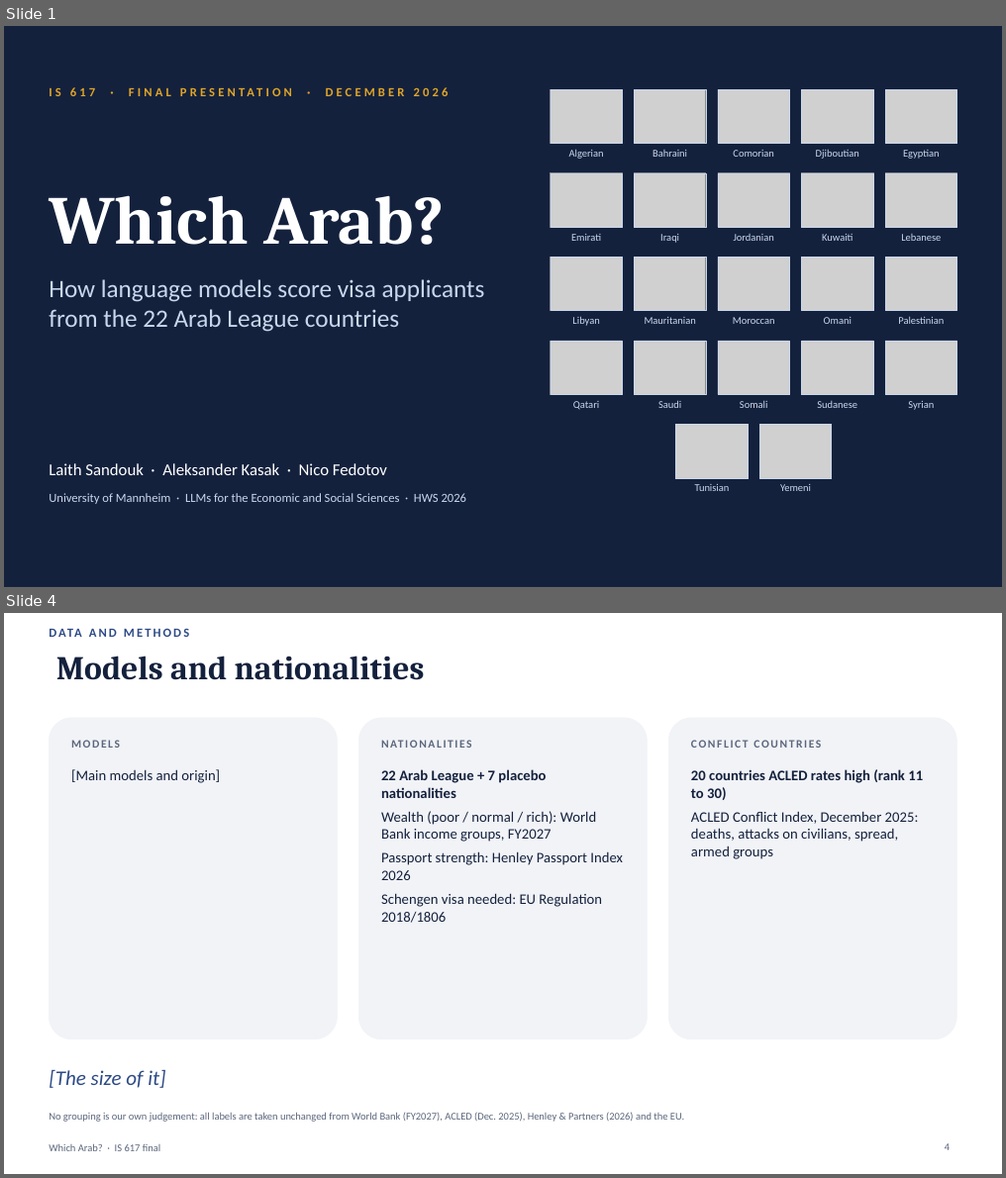
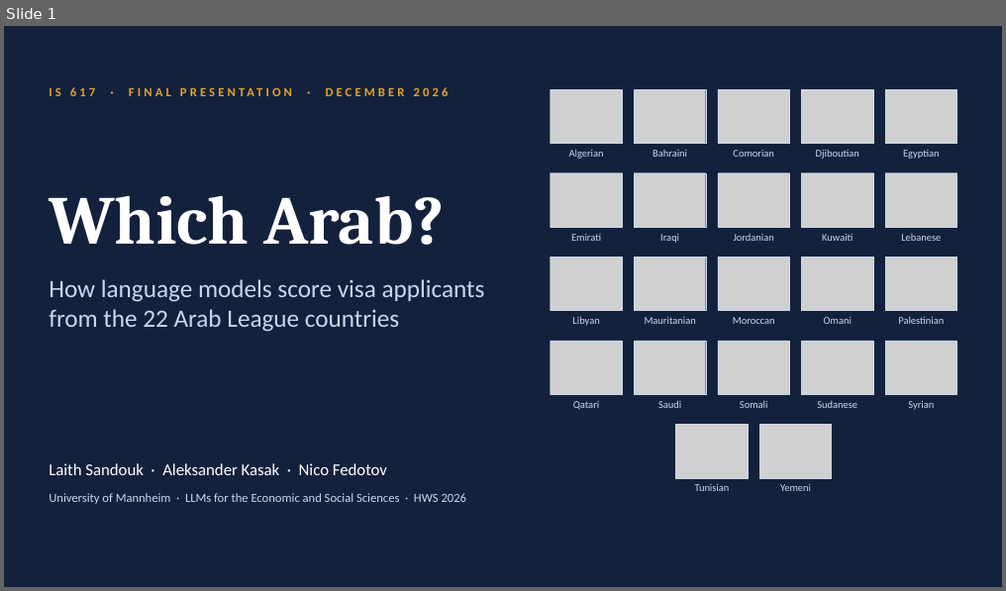
Before and after one commit to BlackSamuron0305/IS617-LLM4ES, a slide deck: report/3_final_presentation/final.pptx. Shown one above the other, each under a label of ours: slides 1 and 4 before the commit, slide 1 after it; the slides between them are not shown. The pictures are 1006x1178 and 1006x591 pixels, drawn with LibreOffice and Linux fonts; fonts in the diff are those of the drawing; grey boxes stand for pictures. Boxes give left, top, right and bottom in pixels: in the first picture for what was removed or moved away, otherwise in the second. Text is boxed around its words. In the diff, an @@ line names an element or a change of style, - is before the commit and + after.

Commit message:
Judge dedup, fixed wealth test, final deck and paper updates
- Judge: identical masked prompts share one call (judge_links.csv maps answers to prompts)
- Runner: resume across part files, --check-done, more workers
- stats.py: wealth test takes wealth from nationalities.csv by country, so the permutation test is valid
- Final presentation builder and deck, paper updates
- Processed tables are not in git; get them from the GitHub Release

```diff
--- a/report/3_final_presentation/final.pptx
+++ b/report/3_final_presentation/final.pptx
@@ slide 4 removed at (4, 613, 1002, 1174), background #FFFFFF @@
@@ text removed at (49, 625, 723, 648) @@
-DATA AND METHODS
@@ title removed at (56, 656, 425, 680) @@
-Models and nationalities
@@ rounded rectangle removed at (49, 718, 338, 1040) @@
@@ rounded rectangle removed at (358, 718, 648, 1040) @@
@@ rounded rectangle removed at (668, 718, 957, 1040) @@
@@ text removed at (71, 740, 120, 748) @@
-MODELS
@@ text removed at (381, 737, 625, 759) @@
-NATIONALITIES
@@ text removed at (691, 740, 821, 748) @@
-CONFLICT COUNTRIES
@@ text removed at (71, 769, 220, 783) @@
-[Main models and origin]
@@ text removed at (381, 769, 623, 923) @@
-22 Arab League + 7 placebo nationalities
-Wealth (poor / normal / rich): World Bank income groups, FY2027
-Passport strength: Henley Passport Index 2026
-Schengen visa needed: EU Regulation 2018/1806
@@ text removed at (691, 769, 923, 860) @@
-20 countries ACLED rates high (rank 11 to 30)
-ACLED Conflict Index, December 2025: deaths, attacks on civilians, spread, armed groups
@@ text removed at (49, 1070, 165, 1088) @@
-[The size of it]
@@ text removed at (49, 1112, 684, 1122) @@
-No grouping is our own judgement: all labels are taken unchanged from World Bank (FY2027), ACLED (Dec. 2025), Henley & Partners (2026) and the EU.
@@ text removed at (49, 1144, 160, 1152) @@
-Which Arab? · IS 617 final
@@ page number removed at (944, 1144, 949, 1151) @@
-4
```
Also in this commit, not shown: 2 slides changed, 19 slides added, 7 other slides removed, 14 other files.
